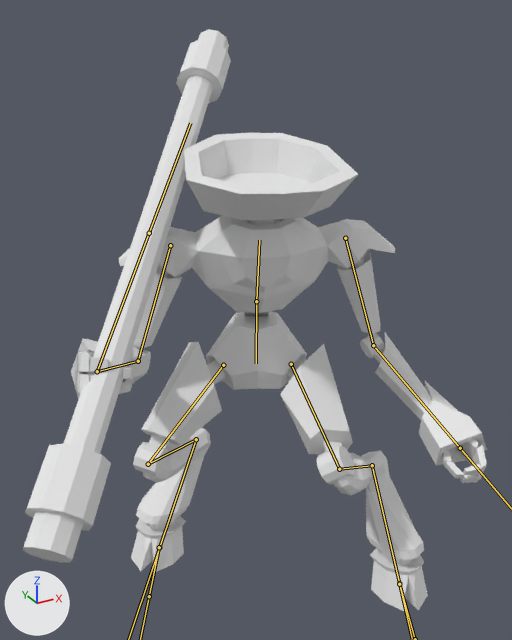
Before and after pictures for a commit that changed the FBX model Assets/Resources/Models/FBX/Entities/Manticore.fbx.
Both versions are drawn from a camera (50 mm lens) standing at (-6.97, -5.78, 6.16) and looking at (-3.19, 1.09, 2.72). Every picture has the same lights, and +X, +Y and +Z are marked at lower left. Both versions are drawn at frame 21 of the action 'Armature|4.ManticoreRightStrafe'; the numbers are the values there. The bones that bend it are drawn over the model as lines.

In view in the first picture: 'Manticore'.
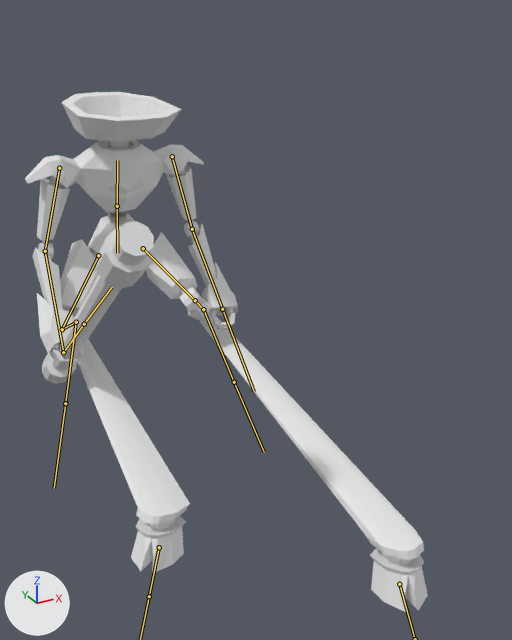
Boxes [x1, y1, x2, y2] around the edits, measured in the pictures (512 x 640 px):
'Manticore', posed (13% narrower, 11% shorter)
    before: [23, 29, 487, 612]
    after: [25, 92, 428, 612]
bone 'Torso', root to tip
    before: (256, 301) to (259, 240)
    after: (117, 206) to (117, 160)
bone 'UpperArm.L', root to tip
    before: (345, 238) to (373, 345)
    after: (172, 156) to (192, 229)
bone 'Forearm.L', root to tip
    before: (373, 345) to (460, 448)
    after: (192, 229) to (222, 309)
bone 'UpperArm.R', root to tip
    before: (170, 245) to (138, 361)
    after: (59, 168) to (45, 251)
bone 'Forearm.R', root to tip
    before: (138, 361) to (97, 371)
    after: (45, 251) to (63, 352)
bone 'Pipe', root to tip
    before: (97, 371) to (149, 233)
    after: (63, 352) to (84, 324)
bone 'Pelvis', root to tip
    before: (256, 301) to (256, 363)
    after: (117, 206) to (117, 253)

What changed in the scene script:
```text
Change bone_torso:
    where bone_torso = bpy.data.objects['Armature'].pose.bones['Torso']  # child of 'Root'
    bone_torso.location: (-3.59, -0.32, 0.09) -> (-3.59, -1.52, -4.29)
    bone_torso.rotation_quaternion: (0.984, 0.0, -0.17, 0.047) -> (1.0, 0.0, 0.0, 0.0)  # degrees (-1, -20, 6) -> degrees (0, 0, 0)
Change bone_upperarm_l:
    where bone_upperarm_l = bpy.data.objects['Armature'].pose.bones['UpperArm.L']  # child of 'Torso'
    bone_upperarm_l.rotation_quaternion: (0.995, 0.035, 0.095, -0.02) -> (1.0, 0.0, 0.0, 0.0)  # degrees (4, 11, -2) -> degrees (0, 0, 0)
Change bone_forearm_l:
    where bone_forearm_l = bpy.data.objects['Armature'].pose.bones['Forearm.L']  # child of 'UpperArm.L'
    bone_forearm_l.rotation_quaternion: (0.951, 0.192, -0.06, 0.233) -> (1.0, 0.0, 0.0, 0.0)  # degrees (20, -12, 25) -> degrees (0, 0, 0)
Change bone_upperarm_r:
    where bone_upperarm_r = bpy.data.objects['Armature'].pose.bones['UpperArm.R']  # child of 'Torso'
    bone_upperarm_r.rotation_quaternion: (0.997, -0.001, -0.054, -0.047) -> (1.0, 0.0, 0.0, 0.0)  # degrees (0, -6, -5) -> degrees (0, 0, 0)
Change bone_forearm_r:
    where bone_forearm_r = bpy.data.objects['Armature'].pose.bones['Forearm.R']  # child of 'UpperArm.R'
    bone_forearm_r.rotation_quaternion: (0.796, 0.587, 0.071, -0.13) -> (1.0, 0.0, 0.0, 0.0)  # degrees (72, 15, -7) -> degrees (0, 0, 0)
Change bone_pipe:
    where bone_pipe = bpy.data.objects['Armature'].pose.bones['Pipe']  # child of 'Forearm.R'
    bone_pipe.rotation_quaternion: (0.96, 0.268, -0.017, 0.078) -> (1.0, 0.0, 0.0, 0.0)  # degrees (31, -4, 8) -> degrees (0, 0, 0)
    bone_pipe.scale: (1.02, 1.0, 1.0) -> (1.0, 1.0, 1.0)
Change bone_pelvis:
    where bone_pelvis = bpy.data.objects['Armature'].pose.bones['Pelvis']  # child of 'Torso'
    bone_pelvis.rotation_quaternion: (0.998, 0.0, 0.056, 0.013) -> (1.0, 0.0, 0.0, 0.0)  # degrees (0, 6, 1) -> degrees (0, 0, 0)
```
